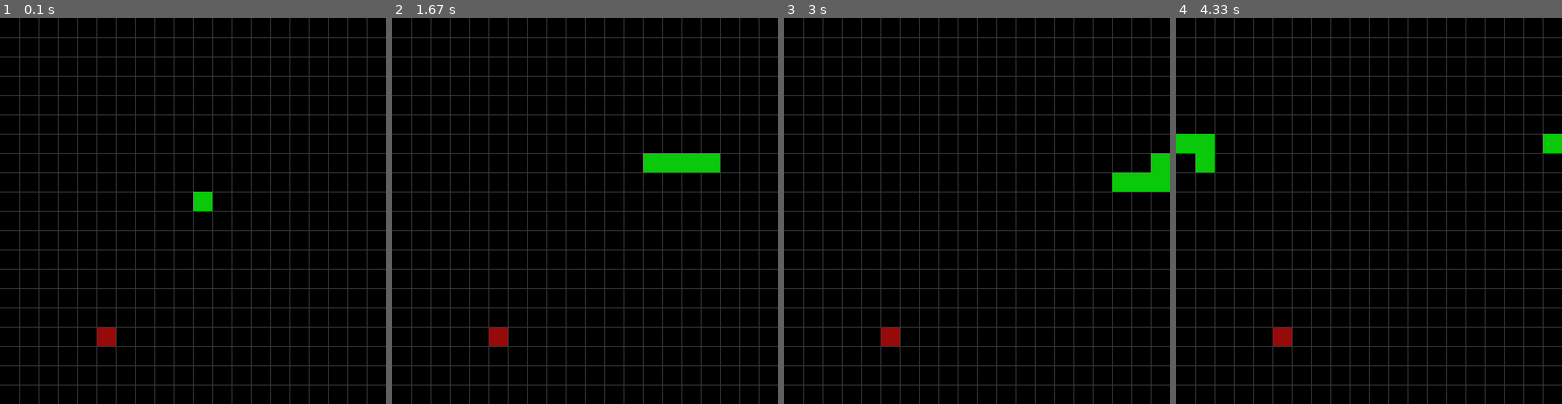
Above: before the commit, frames 1-4 (left to right).
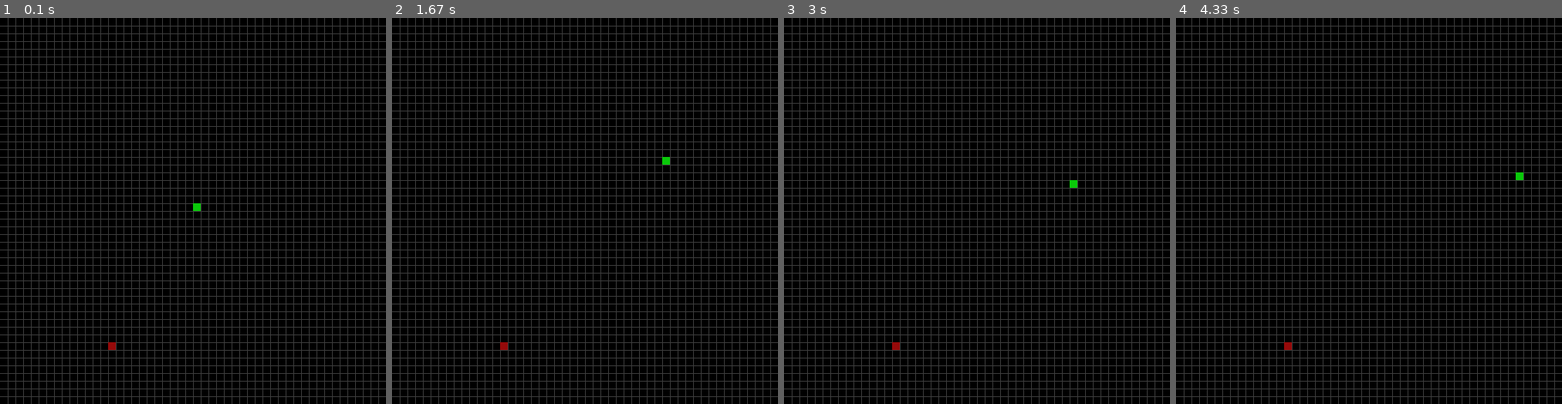
Above: after the commit, the same moments.

Repository: ShavrinAlex/pygame-snake
Game: pygame game, started from main.py
The game is run twice, just before and just after one commit, with the same random seed, the same clock (stepped at 60 frames per second) and the same inputs.
Inputs:
- Up to frame 1 (0.1 s): no input
- Up to frame 2 (1.67 s): hold D 0.33-0.8 s; hold W 0.83-1.13 s; hold D 1.17-1.63 s
- Up to frame 3 (3 s): hold S 2.23-2.53 s; hold A 2.57-2.97 s
- Up to frame 4 (4.33 s): hold W 3-3.37 s; hold D 3.4-4.03 s; hold S from 4.07 s (still down)

The runs differ from the first frame. In frame 1, 19% of the frame differs, in the area x 0-100%, y 0-100%; in frame 2, 19%; in frame 3, 19%; in frame 4, 19%.

Commit message:
release v1.0.0 Тгра змейка написана на python с помощью фреймворка pygame v2 Змейка ест яблоки и растет от этого при встолкновении с хвостом, игра заканчивается

Diff:
--- a/main.py
+++ b/main.py
@@ -1,4 +1,5 @@
 import sys
+import time
 import pygame
 from parameters import *
 
@@ -23,6 +24,7 @@
     elif keys[pygame.K_d] and snake_direction != 'left':
         snake_direction = 'right'
 
+
 def draw_fon():
     """Рисуем фон окна"""
     window.fill(color_fon)
@@ -32,9 +34,11 @@
     for x in range(window_pixel, window_width, window_pixel):
         pygame.draw.line(window, color_grid, (x, 0), (x, window_height))
 
+
 def food_draw():
     """Рисуем еду"""
     pygame.draw.rect(window, color_food, (food_pos_x, food_pos_y, food_width, food_height))
+
 
 def food_check_collision():
     """Проверка на пересечение координат змейки и еды"""
@@ -45,12 +49,14 @@
         window_fps += 1
         snake_len += 1
 
+
 def food_set_pos():
     """Устанавливаем новые координаты для еды"""
     global food_pos_x, food_pos_y
 
     food_pos_x = random.randrange(0, window_width, window_pixel)
     food_pos_y = random.randrange(0, window_height, window_pixel)
+
 
 def snake_draw():
     """Рисуем змейку"""
@@ -66,6 +72,7 @@
     if len(snake_body) >= snake_len:
         snake_body.pop(0)
 
+
 def snake_move():
     """Отвечает за передвижение змейки"""
     global snake_pos_x, snake_pos_y
@@ -79,23 +86,28 @@
     else:
         snake_pos_x += window_pixel
 
-def snake_check_collision():
+
+def snake_check_collision_wall():
     """Проверяем на столкновение змейки с стенкой"""
     global snake_pos_x, snake_pos_y
 
-    print(snake_pos_x, snake_pos_y, window_width, window_height)
     if snake_pos_y < 0:
         snake_pos_y = window_height - window_pixel
-        print('Верхняя стенка', 0)
     elif snake_pos_y > window_height - window_pixel:
         snake_pos_y = 0
-        print('Нижняя стенка', 500)
     if snake_pos_x < 0:
         snake_pos_x = window_width - window_pixel
-        print('Левая стенка', 0)
     elif snake_pos_x > window_width - window_pixel:
         snake_pos_x = 0
-        print('Правая стенка', 500)
+
+
+def snake_check_collision_tail():
+    """Проверка на столкновение с хвостом"""
+    for block in snake_body[:-1]:
+        if snake_pos_x == block[0] and snake_pos_y == block[1]:
+            time.sleep(2)
+            sys.exit()
+
 
 pygame.init()
 
@@ -112,7 +124,8 @@
     food_check_collision()
     food_draw()
     snake_move()
-    snake_check_collision()
+    snake_check_collision_wall()
+    snake_check_collision_tail()
     snake_draw()
     pygame.display.update()
 
--- a/parameters.py
+++ b/parameters.py
@@ -7,8 +7,8 @@
 window_height = 500
 window_title = 'Snake'
 window_icon = pygame.image.load('images/Icon.png')
-window_fps = 5
-window_pixel = 25
+window_fps = 10
+window_pixel = 10
 
 # Настройки цветов
 color_snake = (10, 200, 10)
@@ -24,7 +24,7 @@
 snake_direction = 'up'
 snake_block = [snake_pos_x, snake_pos_y]
 snake_body = []
-snake_len = 4
+snake_len = 1
 
 # Настройки параметров еды
 food_width = window_pixel
